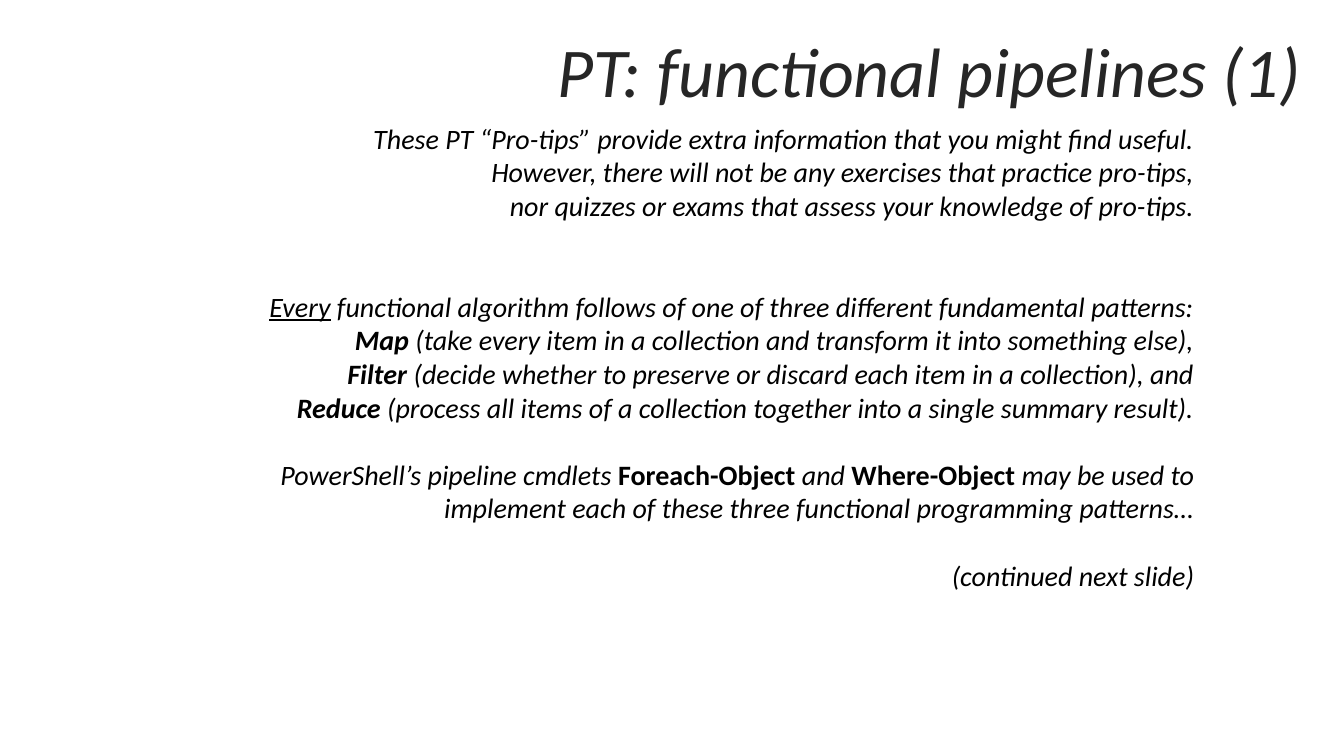
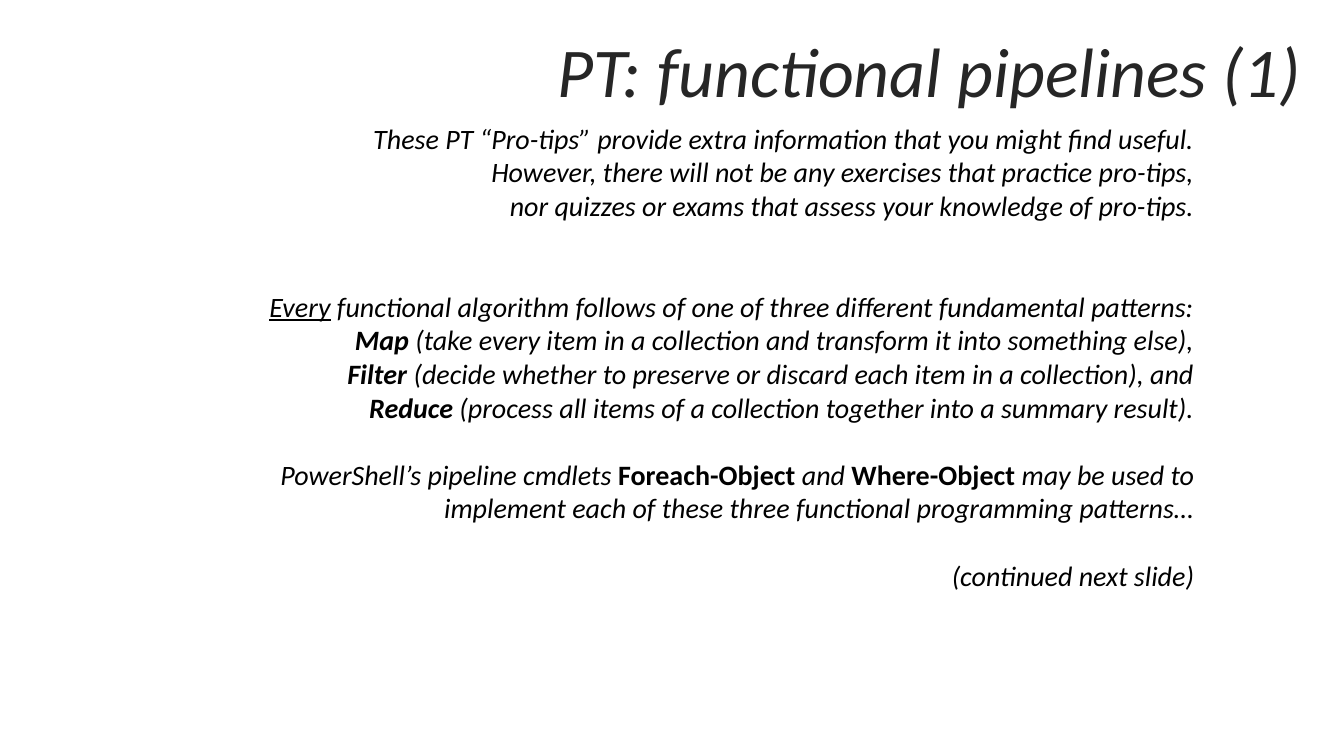
Before and after one commit to byui-cyber360/content, a slide deck: slide 24 of CYBER360-2.7-2.A-Control-Structures.pptx. Drawn at 1344x756 pixels with LibreOffice and Linux fonts; fonts in the diff are those of the drawing. Boxes give left, top, right and bottom in pixels: in the first picture for what was removed or moved away, otherwise in the second. Text is boxed around its words. In the diff, an @@ line names an element or a change of style, - is before the commit and + after.

```diff
--- a/CYBER360-2.7-2.A-Control-Structures.pptx
+++ b/CYBER360-2.7-2.A-Control-Structures.pptx
@@ text at (369, 397, 1194, 423): text changed @@
-  Reduce (process all items of a collection together into a single summary result).
+  Reduce (process all items of a collection together into a summary result).
```
Also in this commit, not shown: 2 other slides changed, 14 other files.
